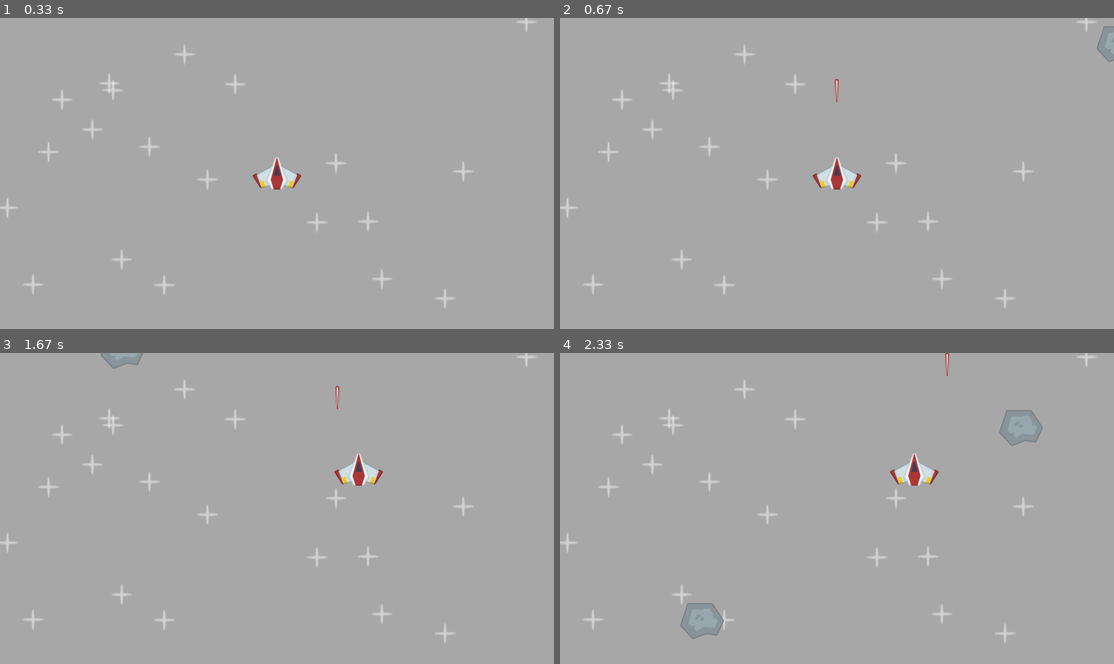
Above: before the commit, frames 1-4 (two rows, left to right).
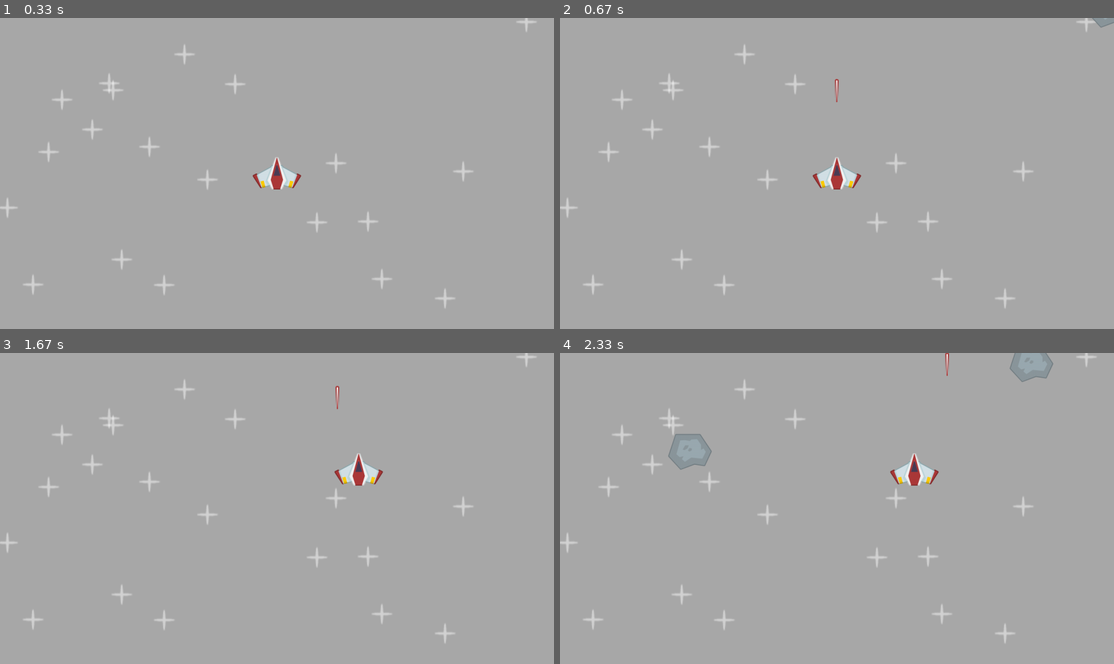
Above: after the commit, the same moments.

Repository: HariharPadhi1412/pygame-learning
Game: pygame game, started from src/main.py
The game is run twice, just before and just after one commit, with the same random seed, the same clock (stepped at 60 frames per second) and the same inputs.
Inputs:
- Up to frame 1 (0.33 s): no input
- Up to frame 2 (0.67 s): tap Space at 0.33 s
- Up to frame 3 (1.67 s): hold Right 0.67-1.13 s; tap Space at 0.73, 1.03, 1.23, 1.57 s; hold Up 1.17-1.47 s; hold Right from 1.5 s (still down)
- Up to frame 4 (2.33 s): tap Space at 1.87, 2.07 s; release Right at 1.97 s; hold Left from 2 s (still down)

Frame 1 is identical in both runs. In frame 2, 0.3% of the frame differs, in the area x 96-100%, y 0-15%; in frame 3, 0.2%; in frame 4, 1.6%, in the area x 19-89%, y 0-93%.

Commit message:
fixed a bug where laser is not getting destroyed on the meteor kill

Diff:
--- a/src/main.py
+++ b/src/main.py
@@ -127,11 +127,8 @@
 
     # draw the window
     all_sprites.update(delta_time)
-    meteor_grp.update(delta_time)
 
     collision_sprite = pygame.sprite.spritecollide(player, meteor_grp, True)
-    # if collision_sprite:
-    #     print(collision_sprite[0])
 
     for laser in laser_grp:
         collided_meteor = pygame.sprite.spritecollide(laser, meteor_grp, True)
@@ -142,8 +139,6 @@
     display_surface.blit(player.image, player.rect)
 
     all_sprites.draw(display_surface)
-    meteor_grp.draw(display_surface)
-
     pygame.display.update()
 
 pygame.init()
